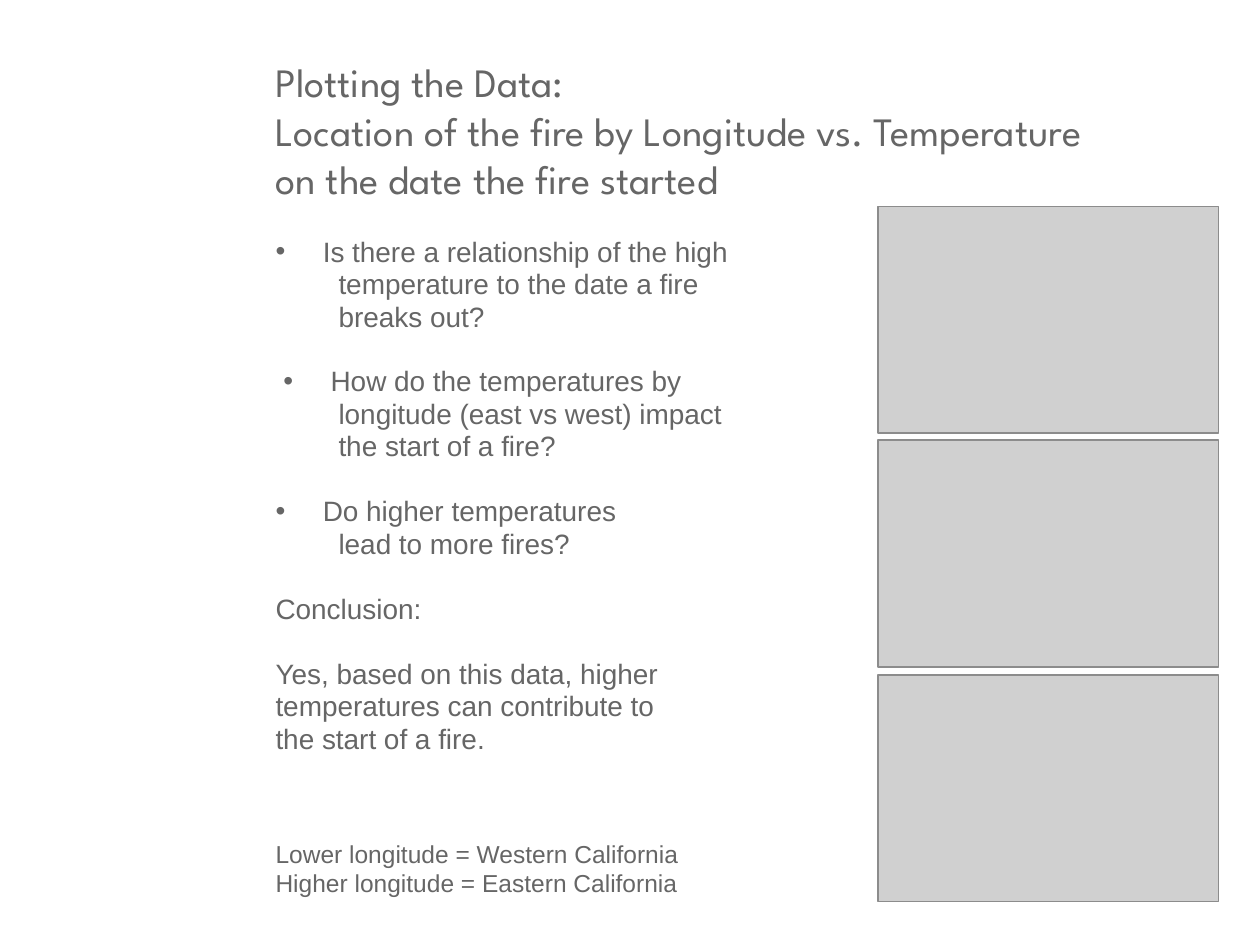
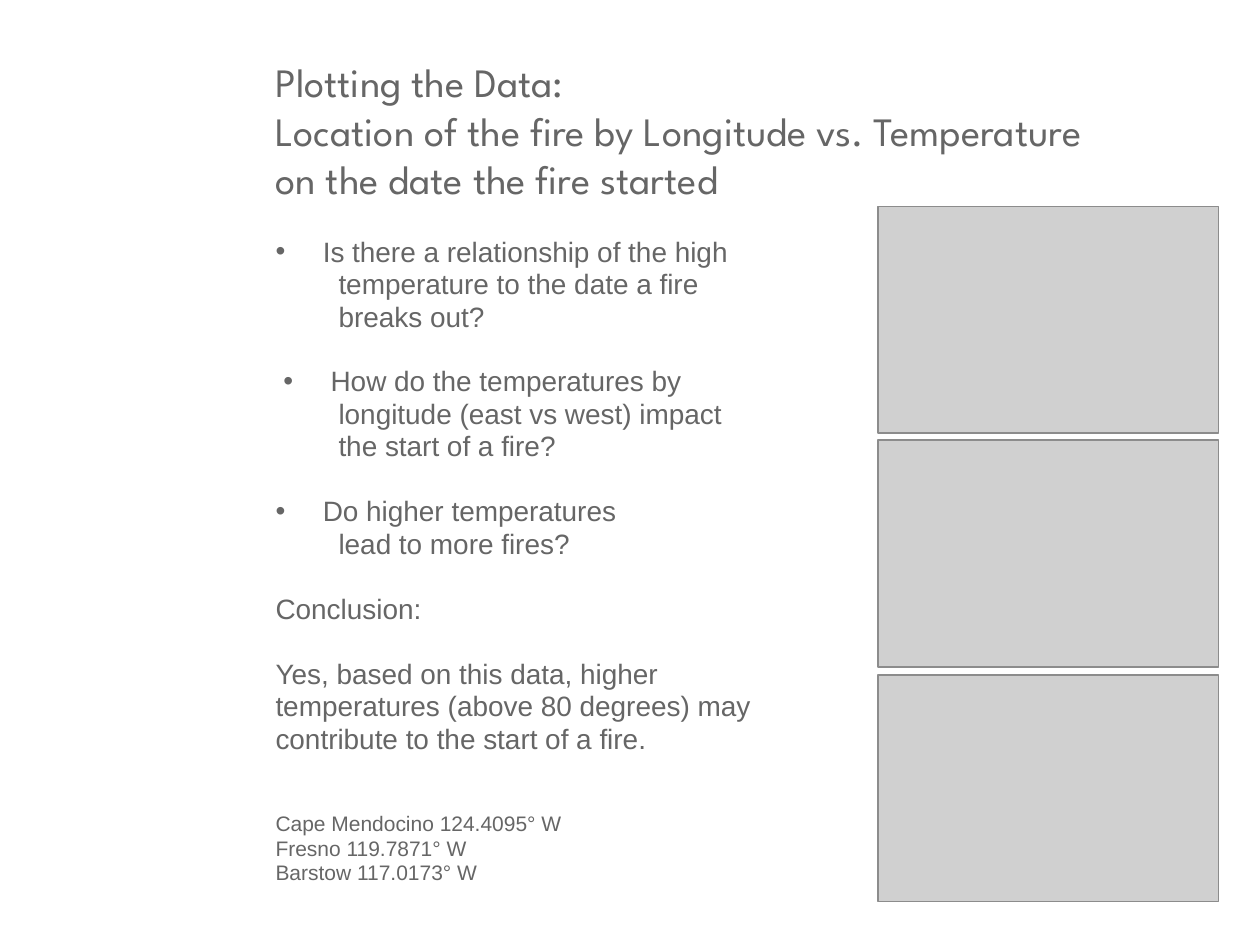
Before and after one commit to hockeylori/project1repo, a slide deck: slide 8 of ppt_writeup/Team7Project.pptx. Drawn at 1260x945 pixels with LibreOffice and Linux fonts; fonts in the diff are those of the drawing; grey boxes stand for pictures; background and template pictures are left out. Boxes give left, top, right and bottom in pixels: in the first picture for what was removed or moved away, otherwise in the second. Text is boxed around its words. In the diff, an @@ line names an element or a change of style, - is before the commit and + after.

```diff
--- a/ppt_writeup/Team7Project.pptx
+++ b/ppt_writeup/Team7Project.pptx
@@ text at bbox=[276, 695, 751, 880]: text changed; size 14 to 16 pt @@
-temperatures can contribute to
-the start of a fire.
-Lower longitude = Western California
-Higher longitude = Eastern California
+temperatures (above 80 degrees) may
+contribute to the start of a fire.
+Cape Mendocino 124.4095° W
+Fresno 119.7871° W
+Barstow 117.0173° W
```
Also in this commit, not shown: 6 other slides changed, 1 other file.
